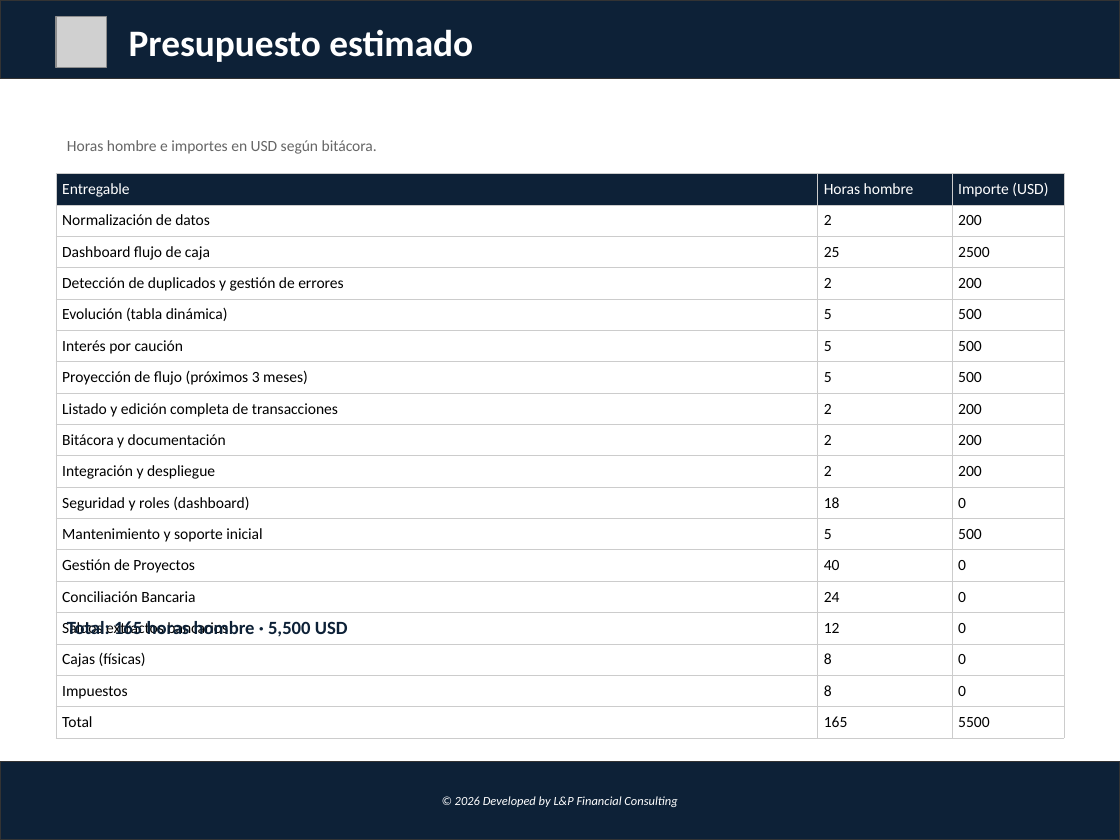
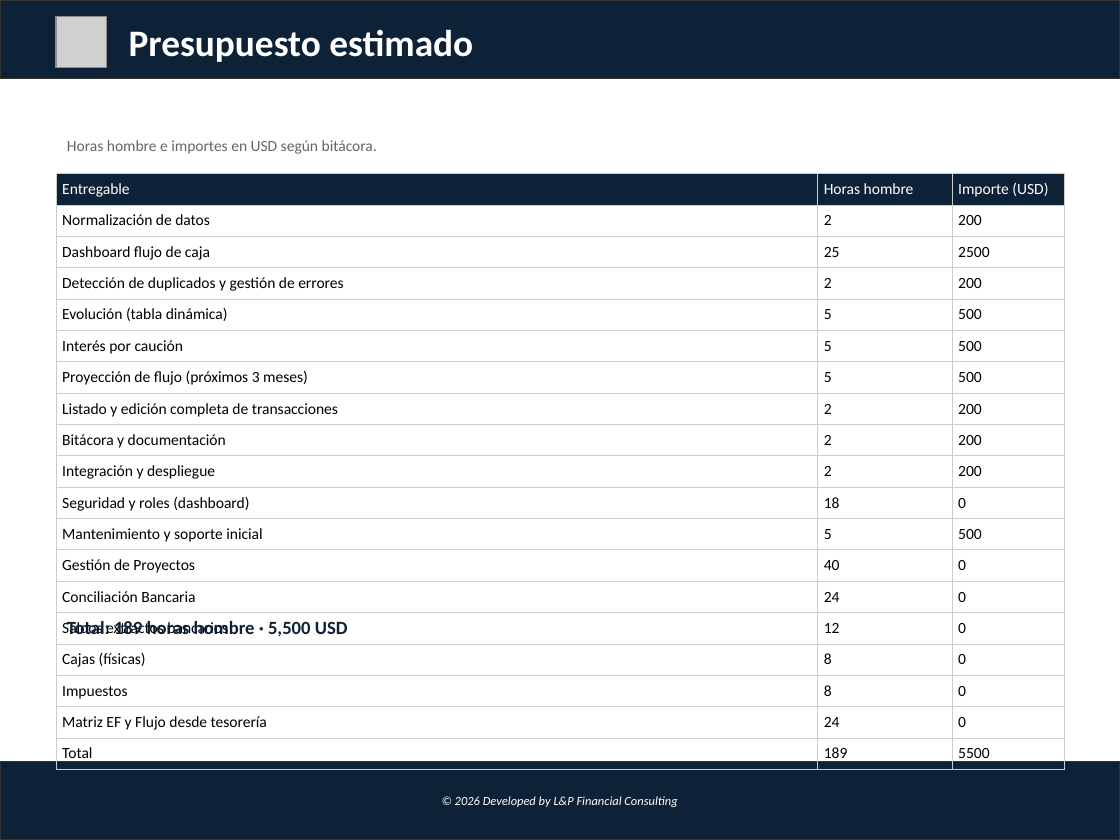
Before and after one commit to lucasbustosmartin-coder/fornitalia, a slide deck: slide 5 of Propuesta_Dashboard_Flujo_Caja.pptx. Drawn at 1120x840 pixels with LibreOffice and Linux fonts; fonts in the diff are those of the drawing; grey boxes stand for pictures. Boxes give left, top, right and bottom in pixels: in the first picture for what was removed or moved away, otherwise in the second. Text is boxed around its words. In the diff, an @@ line names an element or a change of style, - is before the commit and + after.

```diff
--- a/Propuesta_Dashboard_Flujo_Caja.pptx
+++ b/Propuesta_Dashboard_Flujo_Caja.pptx
@@ table at <box>56,174,1064,767</box> @@
-row 18: Total | 165 | 5500
+row 18: Matriz EF y Flujo desde tesorería | 24 | 0
+row 19: Total | 189 | 5500
@@ text at <box>67,621,348,636</box>: text changed @@
-Total: 165 horas hombre · 5,500 USD
+Total: 189 horas hombre · 5,500 USD
```
Also in this commit, not shown: 3 other slides changed, 18 other files.
